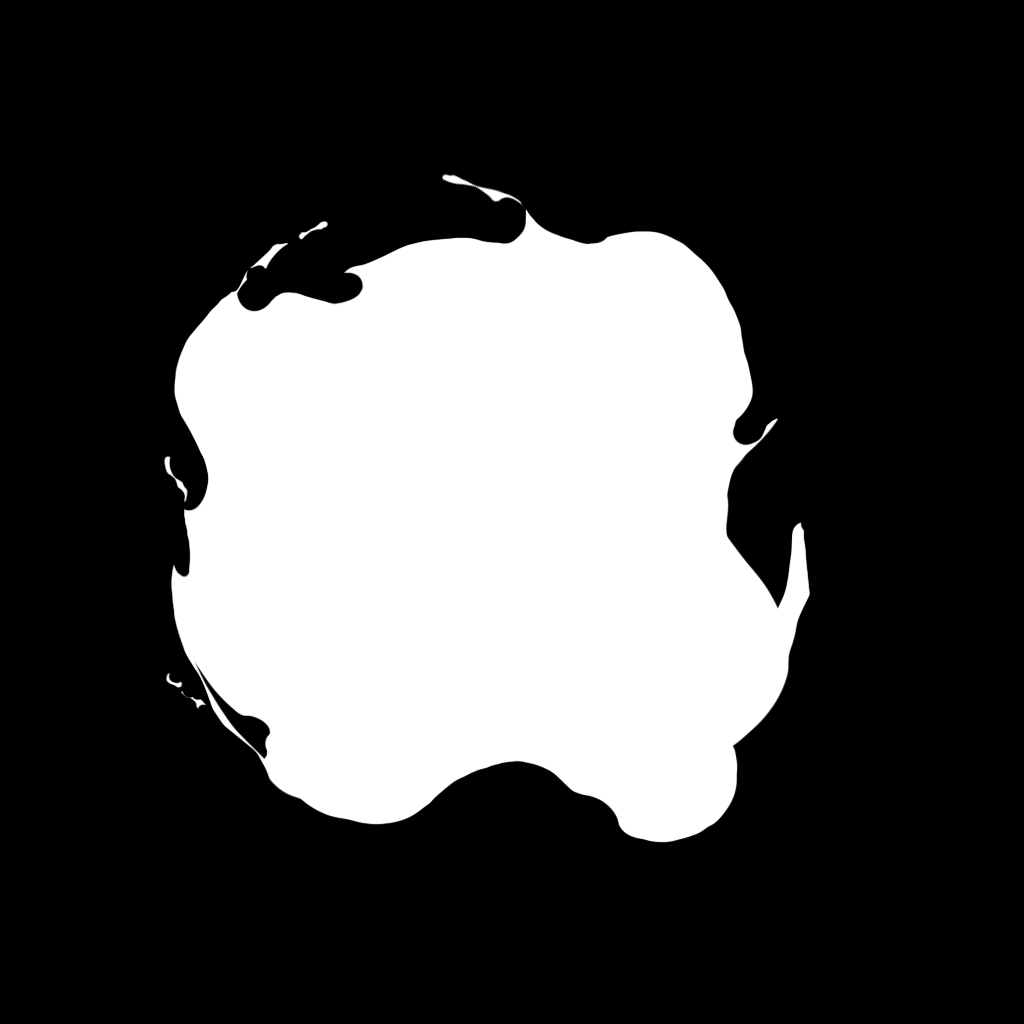
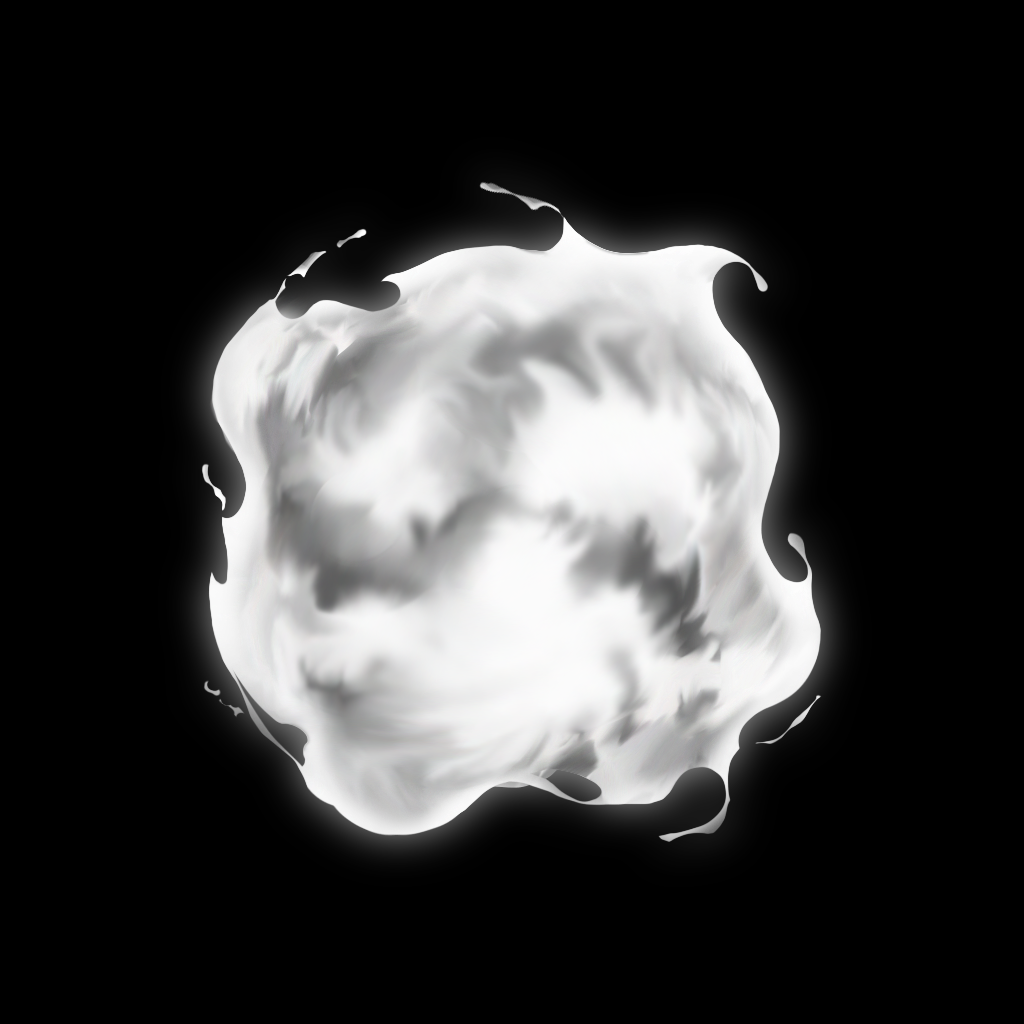
Before/after of a 1024x1024 layered artwork. What changed in the layer stack:
added layer "Line" above "Layer 1" over (x1=201, y1=181, x2=822, y2=842)
added layer "Layer 1" above "Glow" over (x1=201, y1=181, x2=822, y2=842)
added layer "Glow" above "Base" over (x1=164, y1=152, x2=861, y2=876)
renamed "Layer 1" to "Base", hid it, painted on it over (x1=164, y1=173, x2=822, y2=843)
